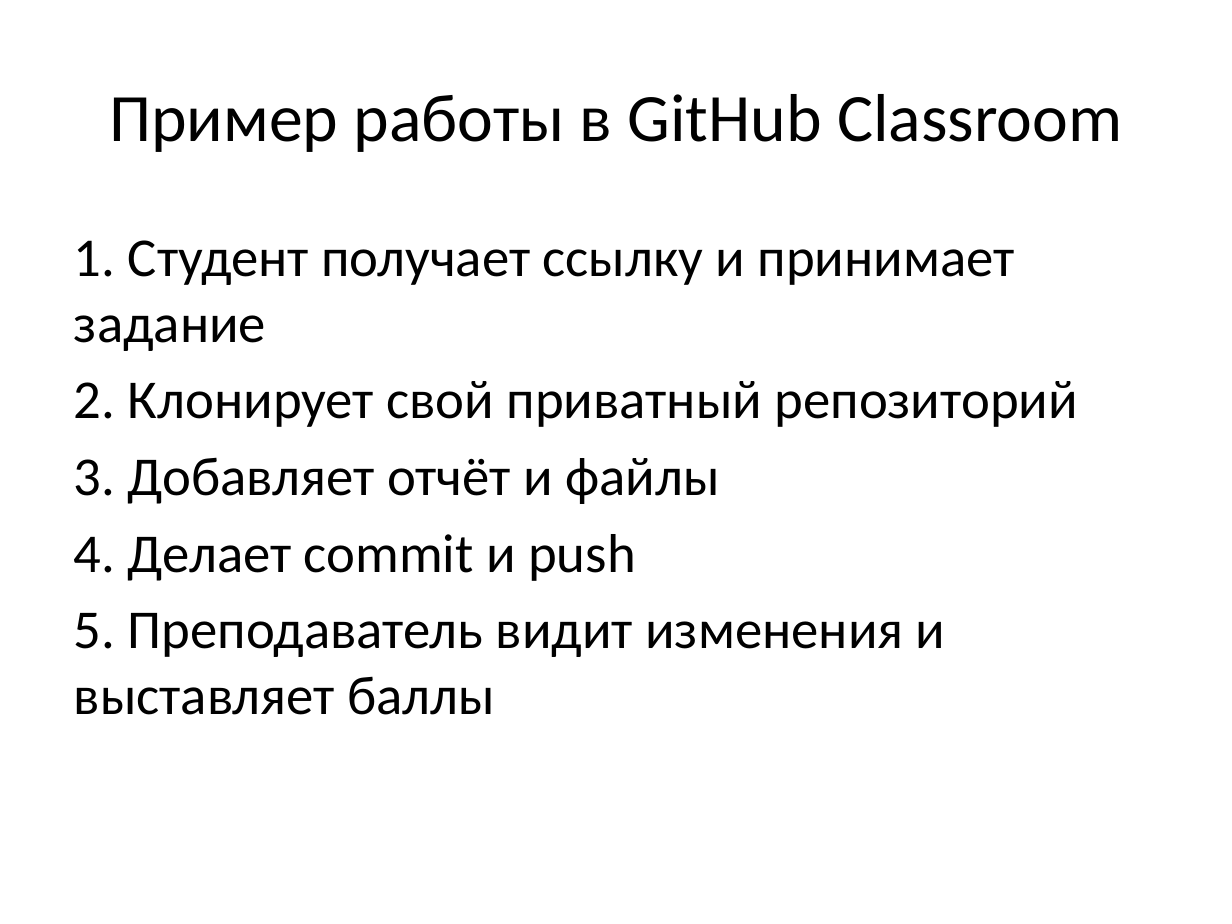
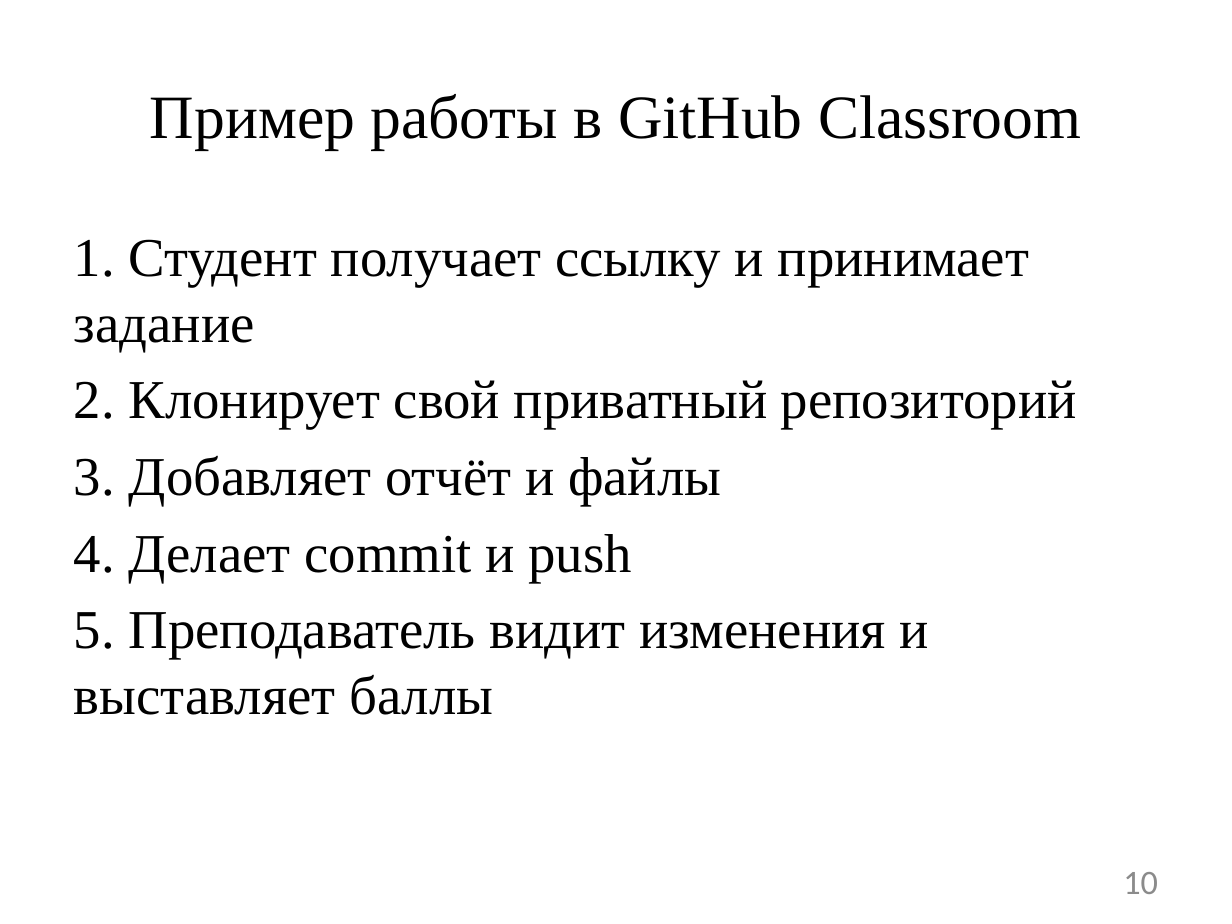
Before and after one commit to DaniilTropin11/IT-Support-Labs, a slide deck: slide 10 of lectures/Первая_лекция_GitHub_Classroom.pptx (slide 9 before the commit). Drawn at 1232x924 pixels with LibreOffice and Linux fonts; fonts in the diff are those of the drawing. Boxes give left, top, right and bottom in pixels: in the first picture for what was removed or moved away, otherwise in the second. Text is boxed around its words. In the diff, an @@ line names an element or a change of style, - is before the commit and + after.

Commit message:
Лабораторная работа №0
*Основы Git и командной работы

```diff
--- a/lectures/Первая_лекция_GitHub_Classroom.pptx
+++ b/lectures/Первая_лекция_GitHub_Classroom.pptx
@@ title "Пример работы в GitHub Classroom" at box(150, 94, 1081, 150): size 39.6 to 36 pt, font Calibri to Times New Roman @@
@@ text "1. Студент получает ссылку и ..." at box(74, 239, 1077, 715): font Calibri to Times New Roman @@
@@ page number added at box(1123, 872, 1158, 894), 20 pt, text #8C8C8C @@
+10
```
Also in this commit, not shown: 6 other slides changed, 5 slides added, 4 slides removed.
